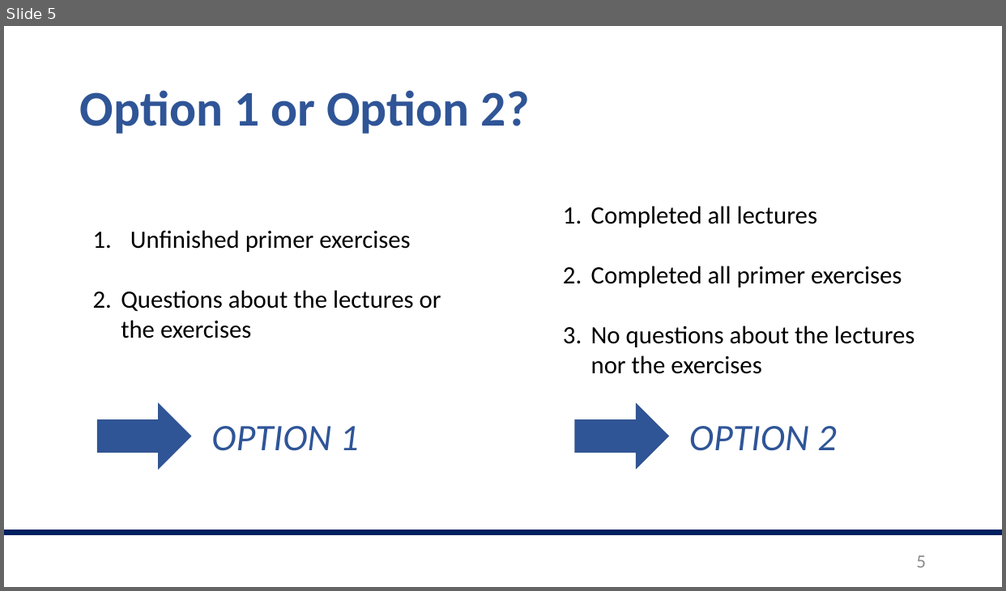
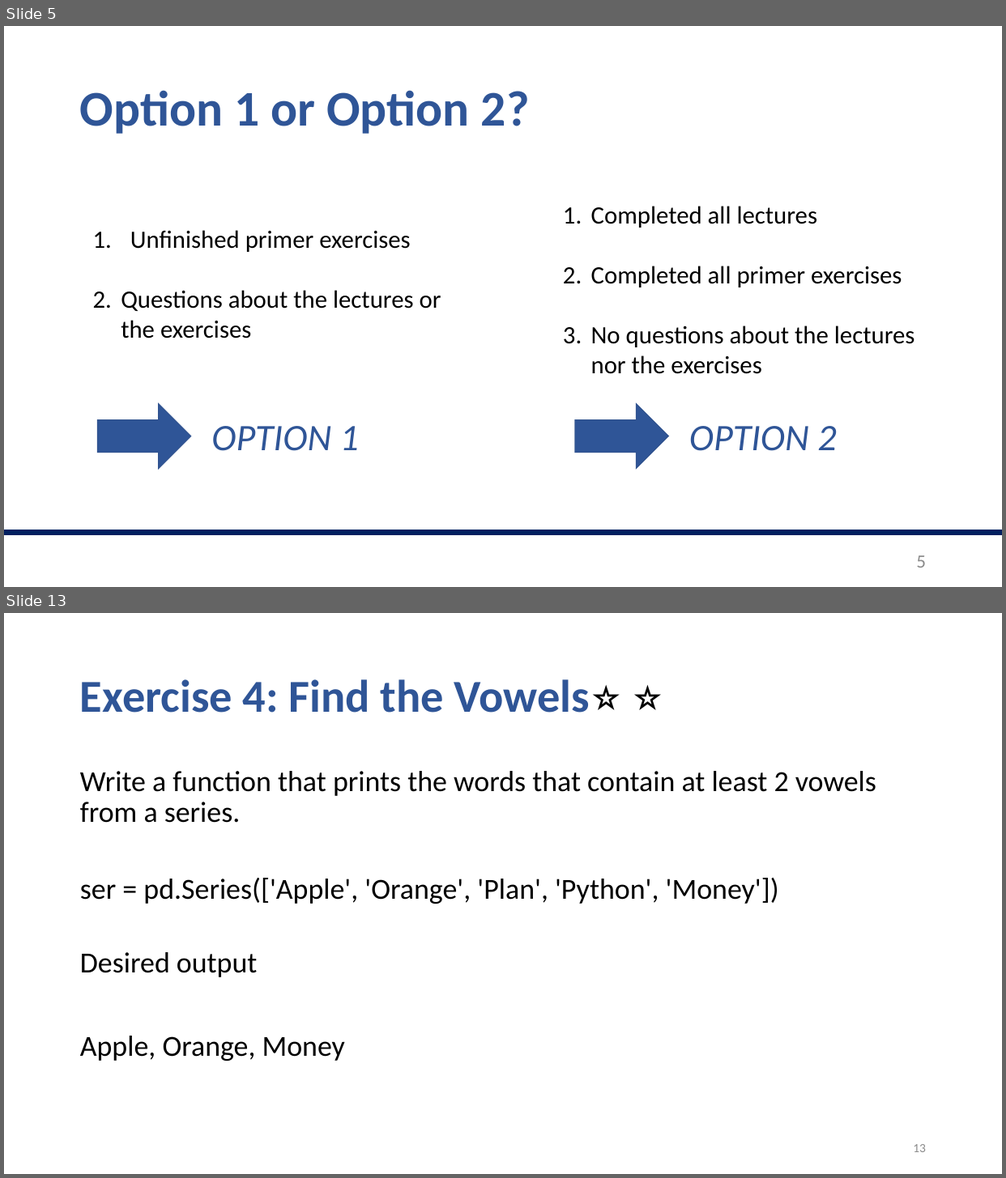
Before and after one commit to valegiunchiglia/2022-Module3-ImperialCollege, a slide deck: Day1/Day1.pptx. Shown one above the other, each under a label of ours: slide 5 before the commit, slides 5 and 13 after it; the slides between them are not shown. The pictures are 1006x591 and 1006x1178 pixels, drawn with LibreOffice and Linux fonts; fonts in the diff are those of the drawing. Boxes give left, top, right and bottom in pixels: in the first picture for what was removed or moved away, otherwise in the second. Text is boxed around its words. In the diff, an @@ line names an element or a change of style, - is before the commit and + after.

Commit message:
added exercises Day 1

```diff
--- a/Day1/Day1.pptx
+++ b/Day1/Day1.pptx
@@ slide 13 added at bbox=[4, 613, 1002, 1174], background #FFFFFF @@
@@ title added at bbox=[80, 679, 590, 713], 44 pt, text #2F5597, bold @@
+Exercise 4: Find the Vowels⭐️ ⭐️
@@ text added at bbox=[80, 771, 876, 1061], 28 pt, text #000000 @@
+Write a function that prints the words that contain at least 2 vowels from a series.
+ser = pd.Series(['Apple', 'Orange', 'Plan', 'Python', 'Money'])
+Desired output
+Apple, Orange, Money
@@ page number added at bbox=[913, 1144, 926, 1152], 12 pt, text #8C8C8C @@
+13
```
Also in this commit, not shown: 2 slides changed, 14 other slides added, 2 other files.
